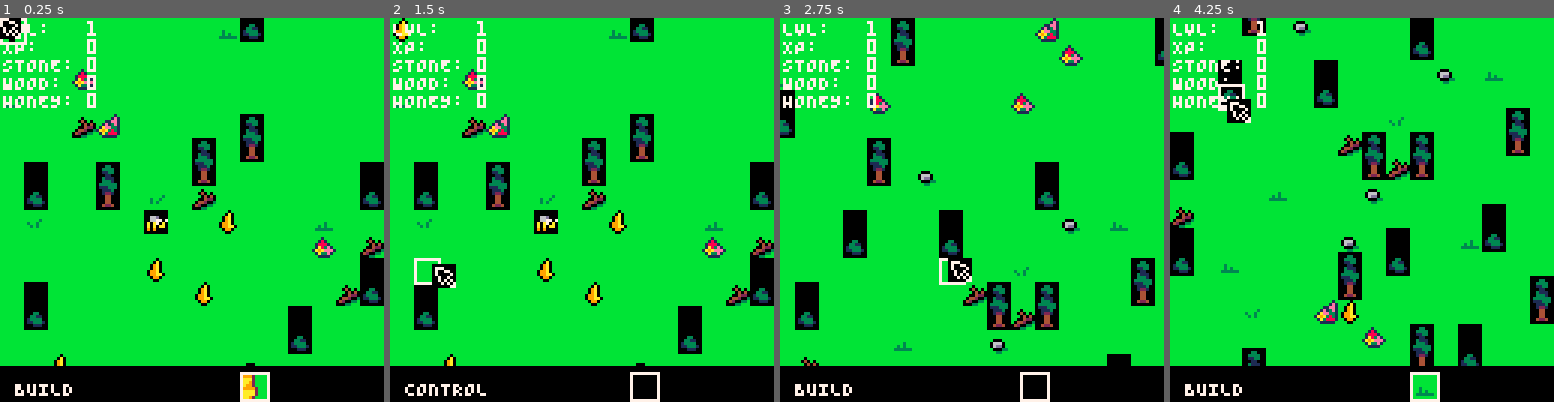
Above: before the commit, frames 1-4 (left to right).
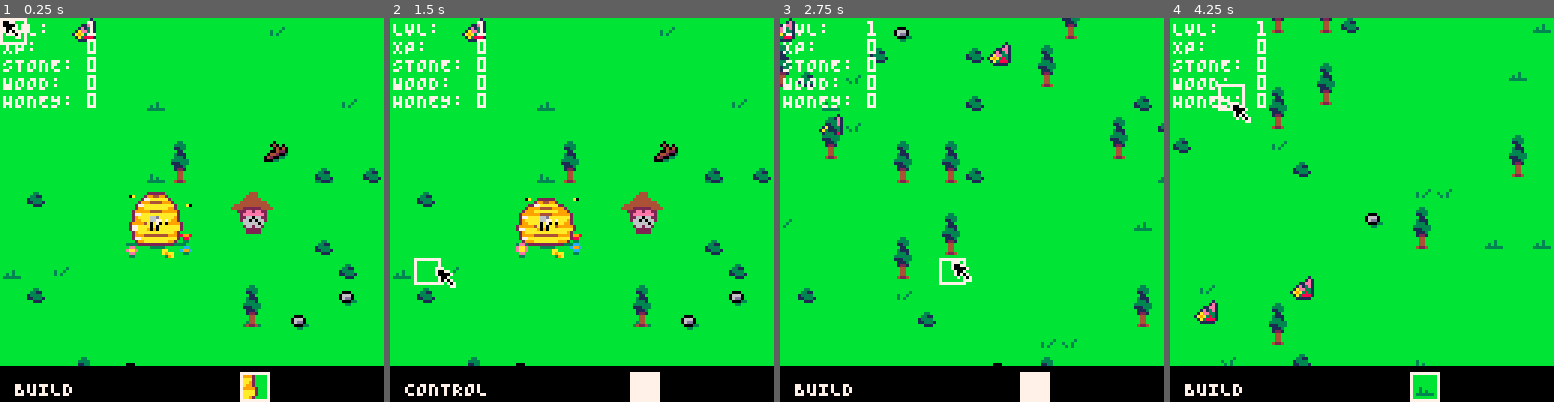
Above: after the commit, the same moments.

Repository: Kiyotoko/the-hive-must-grow
Game: PICO-8 cartridge game.p8
The game is run twice, just before and just after one commit, with the same random seed, the same clock (stepped at 60 frames per second) and the same inputs.
Inputs (mouse positions are in pixels of both pictures, inside the frame that each line leads up to):
- Up to frame 1 (0.25 s): no input
- Up to frame 2 (1.5 s): tap X (X key) at 0.33, 1.07 s; click (670, 121) at 0.67 s; tap O (Z key) at 0.7 s; click (436, 267) at 1.22 s
- Up to frame 3 (2.75 s): hold Right 1.6-2.1 s; tap O (Z key) at 1.7, 2.1, 2.5 s; click (887, 114) at 1.77 s; tap X (X key) at 1.85 s; hold Up 2.15-2.42 s; click (952, 259) at 2.32 s; hold Right from 2.47 s (still down)
- Up to frame 4 (4.25 s): click (1404, 106) at 2.87 s; tap O (Z key) every 0.4 s from 2.9 to 4.1 s; tap X (X key) at 2.97, 4.08 s; release Right at 3.03 s; hold Left 3.08-3.58 s; click (1465, 256) at 3.42 s; hold Down 3.63-3.97 s; click (1231, 102) at 3.97 s; hold Right from 4.02 s (still down)

The runs differ from the first frame. In frame 1, 13% of the frame differs, in the area x 0-100%, y 0-91%; in frame 2, 13%; in frame 3, 14%; in frame 4, 16%.

Commit message:
Fix buildings destroying each other when placed

Diff:
--- a/buildings.lua
+++ b/buildings.lua
@@ -12,21 +12,24 @@
 ---@generic T : Building
 ---@param pos Vec2
 ---@param class T the subclass to use
+---@param dummy boolean?
 ---@return T
-function Building.new(pos, class)
+function Building.new(pos, class, dummy)
     assert(pos ~= nil)
     local created = {
         items = List.new(),
         pos = pos
     }
     -- we want to block all fields with dummys to prevent placing a structure inside it
-    for x = pos.x, pos.x + class.dim.x do
-        for y = pos.y, pos.y + class.dim.y do
+    for x = pos.x, pos.x + class.dim.x-1 do
+        for y = pos.y, pos.y + class.dim.y-1 do
             Overlay:set_building(x, y, Dummy)
         end
     end
     Overlay:set_building(created.pos.x, created.pos.y, created)
-    Player.buildings:add(created)
+    if not dummy then
+        Player.buildings:add(created)
+    end
     setmetatable(created, class)
     return created
 end
@@ -58,12 +61,10 @@
 
 function Hive.new(vec)
     Bee.new{ x=Tile2Pixel(vec.x+1), y=Tile2Pixel(vec.y+1) }
-    return Building.new(vec, Hive)
+    return Building.new(vec, Hive, true)
 end
 
-function Hive:update()
-
-end
+function Hive:update() end
 
 function Hive:draw()
     local frame = Hive.frames:get(Hive.display.val)
@@ -132,8 +133,12 @@
     for bee in Player.bees:iter() do
         if abs(bee.pos.x - Tile2Pixel(self.pos.x)-4) < 12
         and abs(bee.pos.y - Tile2Pixel(self.pos.y)-4) < 12 then
-            Player:get_xp(bee.inv.stone + bee.inv.wood + bee.inv.honey)
-            bee.inv:transfer(Player.inv)
+            local sum = bee.inv.stone + bee.inv.wood + bee.inv.honey
+            if sum > 0 then
+                Player:get_xp(sum)
+                bee.inv:transfer(Player.inv)
+                sfx(SOUND.item_transfer)
+            end
         end
     end
 end
@@ -153,7 +158,7 @@
 Fauna.__index = Fauna
 
 function Fauna.new(pos)
-    local created = Building.new(pos, Fauna)
+    local created = Building.new(pos, Fauna, true)
     created.type = flr(rnd(2))
     return created
 end
--- a/main.lua
+++ b/main.lua
@@ -11,6 +11,11 @@
 
     Hive.new{ x=5, y=7 }
     Storage.new{ x=9, y=7 }
+    for x = 4, 10 do
+        for y = 7, 10 do
+            Underlay:set_field0(x, y, MapDefault)
+        end
+    end
 end
 
 function _update()
--- a/map.lua
+++ b/map.lua
@@ -4,7 +4,7 @@
 RESOURCES = {
     stone = 51,
     wood = 36,
-    honey = 34
+    honey = 37
 }
 
 ---@class MapGen
@@ -13,8 +13,7 @@
     RESOURCES.stone,
     RESOURCES.wood,
     RESOURCES.honey,
-    5,  6,  21, 22,
-    37, 38,
+    05, 06, 21, 22,
     85, 85, 85, 85, 85,
     85, 85, 85, 85, 85,
     85, 85, 85, 85, 85,
--- a/player.lua
+++ b/player.lua
@@ -44,6 +44,14 @@
     self.wood = 0
 end
 
+---@enum Sound
+SOUND = {
+    item_pickup = 0,
+    item_transfer = 1,
+    building_placed = 2,
+}
+
+---@class Player
 Player = {
     inv = Inventory:new(),
     bees = List.new(),
@@ -128,6 +136,7 @@
                     if Player.inv:consume(option.price) then
                         option.new(tile)
                         Player:get_xp(10)
+                        sfx(SOUND.building_placed)
                     end
                 end
             -- RMB
@@ -192,15 +201,20 @@
         y=Pixel2Tile(self.pos.y+4)
     }
     local n = Underlay:get_field(tile)
+    local p = false
     if n == RESOURCES.stone then
+        self.inv:pickup{ stone=1 }
+        p = true
+    elseif n == RESOURCES.wood then
+        self.inv:pickup{ wood=1 }
+        p = true
+    elseif n == RESOURCES.honey then
+        self.inv:pickup{ honey=1 }
+        p = true
+    end
+    if p then
         Underlay:set_field(tile, MapDefault)
-        self.inv:pickup{ stone=1 }
-    elseif n == RESOURCES.wood then
-        Underlay:set_field(tile, MapDefault)
-        self.inv:pickup{ wood=1 }
-    elseif n == RESOURCES.honey then
-        Underlay:set_field(tile, MapDefault)
-        self.inv:pickup{ honey=1 }
+        sfx(SOUND.item_pickup)
     end
 end
 
Not shown, changed: 32 lines of the sprite sheet (__gfx__) section of game.p8
Not shown, changed: the sound effects (__sfx__) section of game.p8
